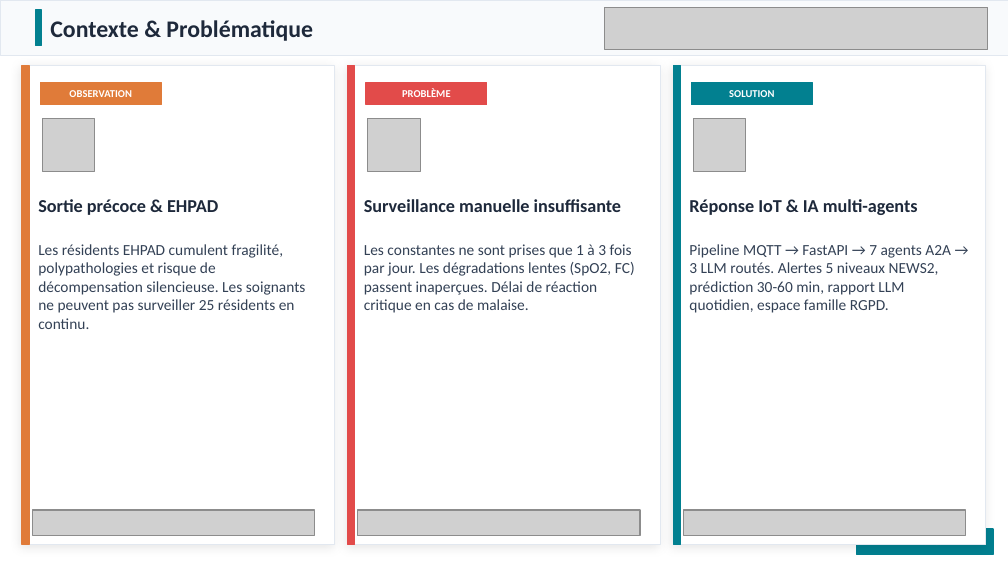
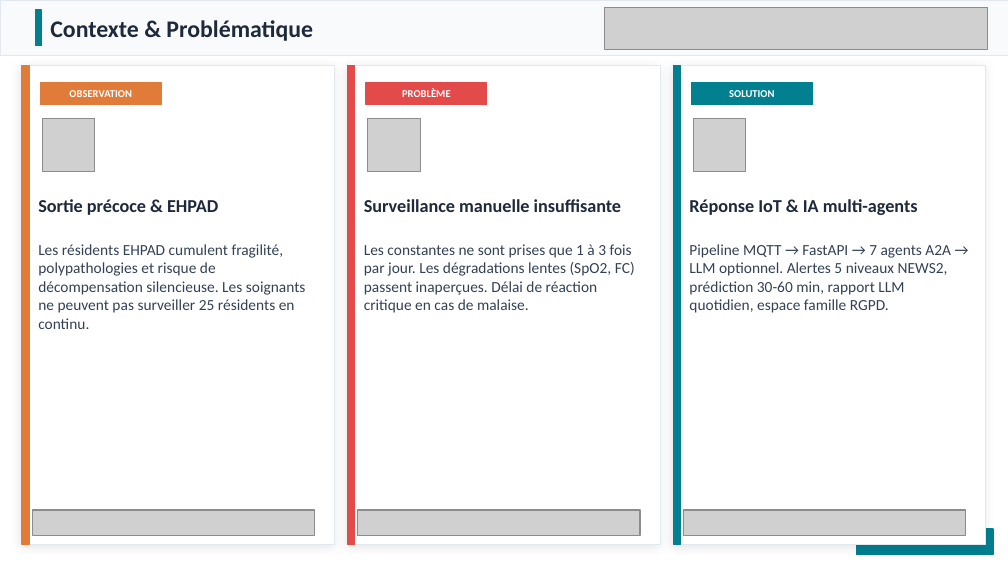
Before and after one commit to Faucourt/epitech_mba2_ehpadMonitor, a slide deck: slide 2 of EHPAD_Monitor.pptx. Drawn at 1008x567 pixels with LibreOffice and Linux fonts; fonts in the diff are those of the drawing; grey boxes stand for pictures. Boxes give left, top, right and bottom in pixels: in the first picture for what was removed or moved away, otherwise in the second. Text is boxed around its words. In the diff, an @@ line names an element or a change of style, - is before the commit and + after.

```diff
--- a/EHPAD_Monitor.pptx
+++ b/EHPAD_Monitor.pptx
@@ text at (689, 244, 951, 313): text changed @@
-Pipeline MQTT → FastAPI → 7 agents A2A → 3 LLM routés. Alertes 5 niveaux NEWS2, prédiction 30-60 min, rapport LLM quotidien, espace famille RGPD.
+Pipeline MQTT → FastAPI → 7 agents A2A → LLM optionnel. Alertes 5 niveaux NEWS2, prédiction 30-60 min, rapport LLM quotidien, espace famille RGPD.
```
Also in this commit, not shown: 11 other slides changed, 1 slide added, 1 slide removed.
